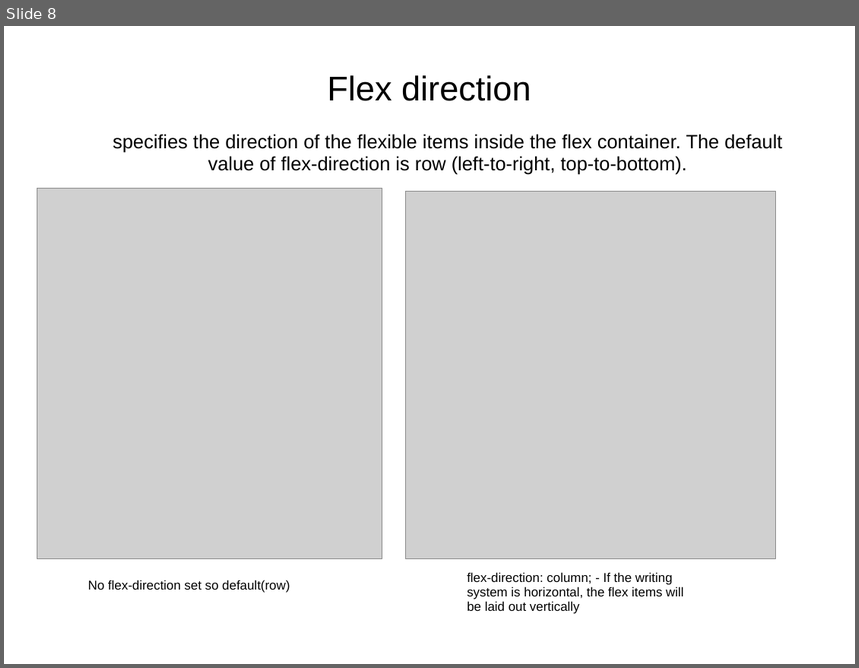
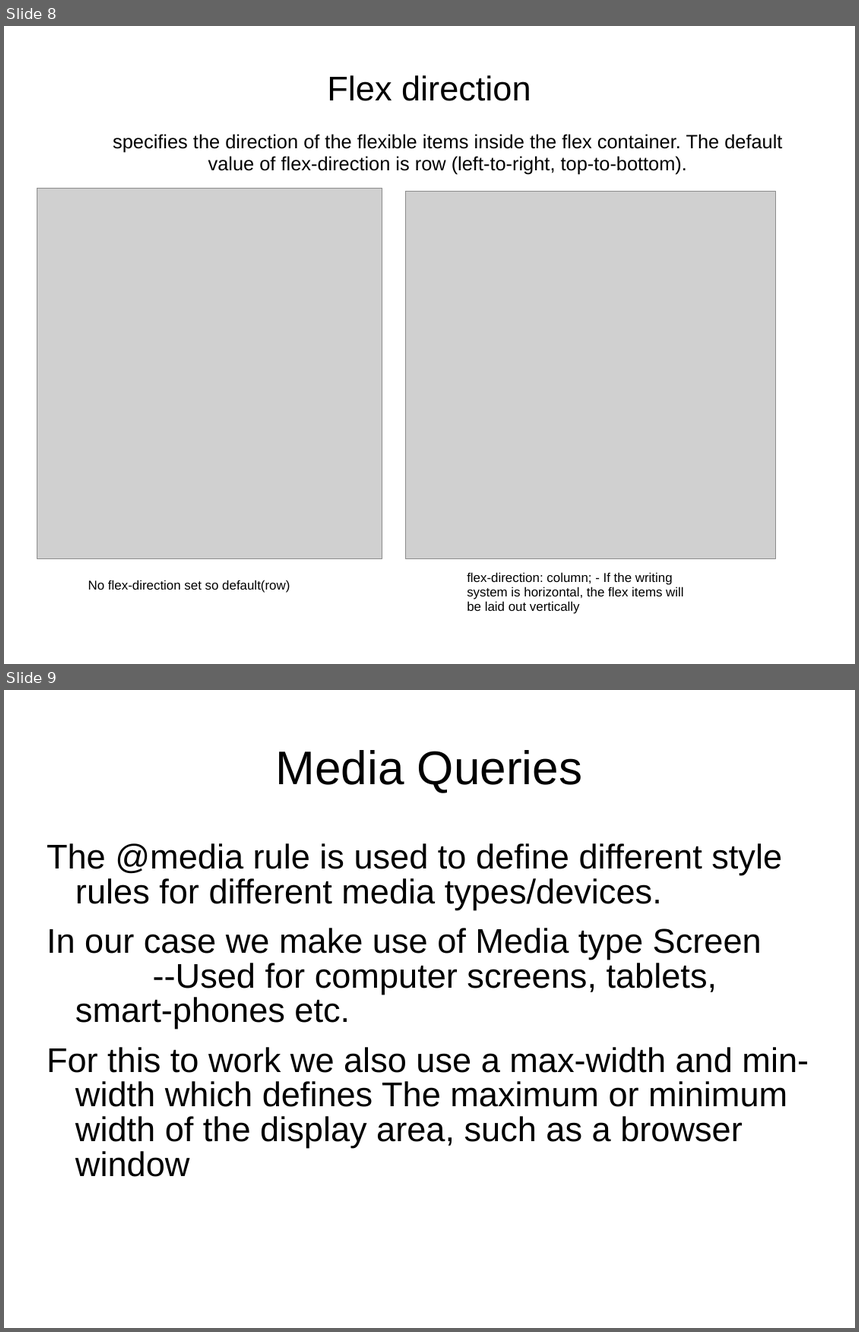
Before and after one commit to bpadilla11/Go-Doers-To-Do-App, a slide deck: april-27-2017presentation.ppt. Shown one above the other, each under a label of ours: slide 8 before the commit, slides 8 and 9 after it. The pictures are 859x668 and 859x1332 pixels, drawn with LibreOffice and Linux fonts; fonts in the diff are those of the drawing; grey boxes stand for pictures. Boxes give left, top, right and bottom in pixels: in the first picture for what was removed or moved away, otherwise in the second. Text is boxed around its words. In the diff, an @@ line names an element or a change of style, - is before the commit and + after.

Commit message:
Added some things for the presentation

```diff
--- a/april-27-2017presentation.ppt
+++ b/april-27-2017presentation.ppt
@@ slide 9 added at bbox=[4, 690, 855, 1328], background #FFFFFF @@
@@ title added at bbox=[276, 750, 582, 793], 44 pt, text #000000 @@
+Media Queries
@@ text added at bbox=[47, 844, 809, 1177], 32 pt, text #000000 @@
+The @media rule is used to define different style rules for different media types/devices.
+In our case we make use of Media type Screen
+--Used for computer screens, tablets, smart-phones etc.
+For this to work we also use a max-width and min-width which defines The maximum or minimum width of the display area, such as a browser window
```
